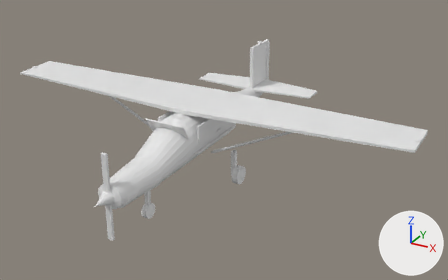
An edit to the glTF model game/Airside/Assets/StreamingAssets/Airside/Art/Models/Aircraft/mdl_parafield_trainer_v01.gltf, drawn before and after from the same camera.
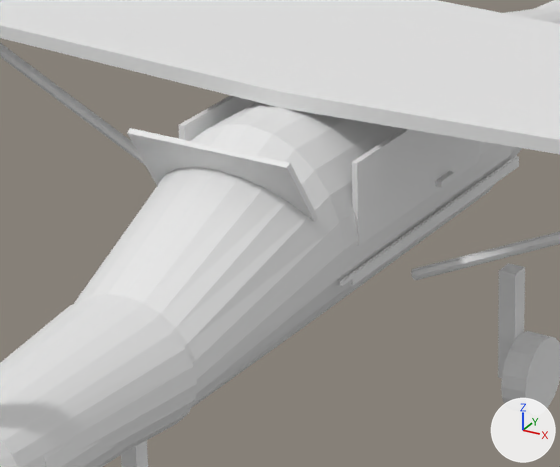
There are two pictures of each version: one whole from a 50 mm lens placed at (7.64, -12.63, 7.52), pointed at (0.63, 0.12, 1.14), one close up on the part from 26% to 55% of the width and 32% to 70% of the height. The axes (+X, +Y, +Z) are drawn at lower right. The lights are the same throughout. The last two pictures show the newer version. Vertices at exactly the same position are counted once.

Names of what the first close-up shows: 'cowl', 'fuselage', 'livery_accent_right', 'main_gear_right', 'main_wheel_right', 'window_glass_left', 'window_glass_right', 'windscreen_glass', 'wing_left', 'wing_right', 'wing_strut_left', 'wing_strut_right' and 3 more.
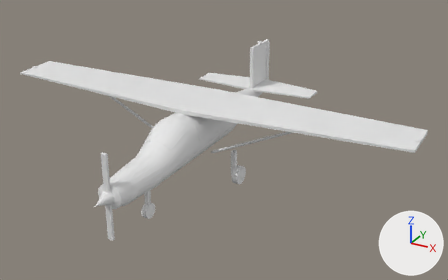
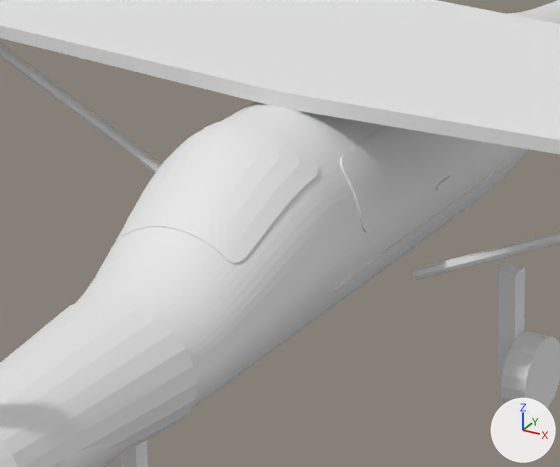
Where the change shows, as pixel boxes [x1, y1, x2, y2] in the close-ups (560 x 467 px):
'fuselage', reshaped
    before: [43, 0, 560, 467]
    after: [58, 0, 560, 467]
'windscreen_glass', reshaped (54% taller)
    before: [127, 128, 317, 222]
    after: [120, 119, 318, 264]
'window_glass_right', reshaped (6% wider, 8% shorter)
    before: [352, 129, 479, 246]
    after: [340, 126, 475, 233]
'window_glass_left', reshaped (not visible afterwards)
    before: [178, 95, 257, 141]
part 2 of me_windscreen_glass, added
    after: [120, 119, 318, 264]
part 3 of me_windscreen_glass, deleted
    before: [127, 128, 317, 222]

What the commit changed:
me_fuselage is used by ob_fuselage; location (0.0, 0.0, 0.0).
me_fuselage had 146 vertices, 288 faces and spanned x -0.58..0.58, y -3.67..4.12, z 0.84..2.09.
me_fuselage now has 4466 vertices, 8928 faces and spans x -0.58..0.58, y -3.67..4.12, z 0.84..2.09.
me_fuselage part 1: 48 vertices removed from x -0.34..0.34, y -3.55..4.0, z 0.84..1.53; 4368 vertices added at x -0.58..0.58, y -3.67..4.12, z 0.84..2.09.
me_windscreen_glass is used by ob_windscreen_glass; location (0.0, 0.0, 0.0).
me_windscreen_glass had 8 vertices, 12 faces and spanned x -0.51..0.51, y -1.622..-1.338, z 1.687..2.113.
me_windscreen_glass now has 482 vertices, 960 faces and spans x -0.441..0.441, y -1.94..-1.16, z 1.627..2.102.
me_windscreen_glass part 2: 482 vertices added at x -0.441..0.441, y -1.94..-1.16, z 1.627..2.102.
me_windscreen_glass part 3: 8 vertices removed from x -0.51..0.51, y -1.622..-1.338, z 1.687..2.113.
me_window_glass_left is used by ob_window_glass_left; location (0.0, 0.0, 0.0).
me_window_glass_left had 8 vertices, 12 faces and spanned x -0.582..-0.548, y -1.04..0.34, z 1.435..1.925.
me_window_glass_left now has 502 vertices, 1000 faces and spans x -0.592..-0.41, y -1.0..0.3, z 1.463..1.905.
me_window_glass_left part 4: 8 vertices removed from x -0.582..-0.548, y -1.04..0.34, z 1.435..1.925; 502 vertices added at x -0.592..-0.41, y -1.0..0.3, z 1.463..1.905.
me_window_glass_right is used by ob_window_glass_right; location (0.0, 0.0, 0.0).
me_window_glass_right had 8 vertices, 12 faces and spanned x 0.548..0.582, y -1.04..0.34, z 1.435..1.925.
me_window_glass_right now has 502 vertices, 1000 faces and spans x 0.41..0.592, y -1.0..0.3, z 1.463..1.905.
me_window_glass_right part 5: 8 vertices removed from x 0.548..0.582, y -1.04..0.34, z 1.435..1.925; 502 vertices added at x 0.41..0.592, y -1.0..0.3, z 1.463..1.905.
